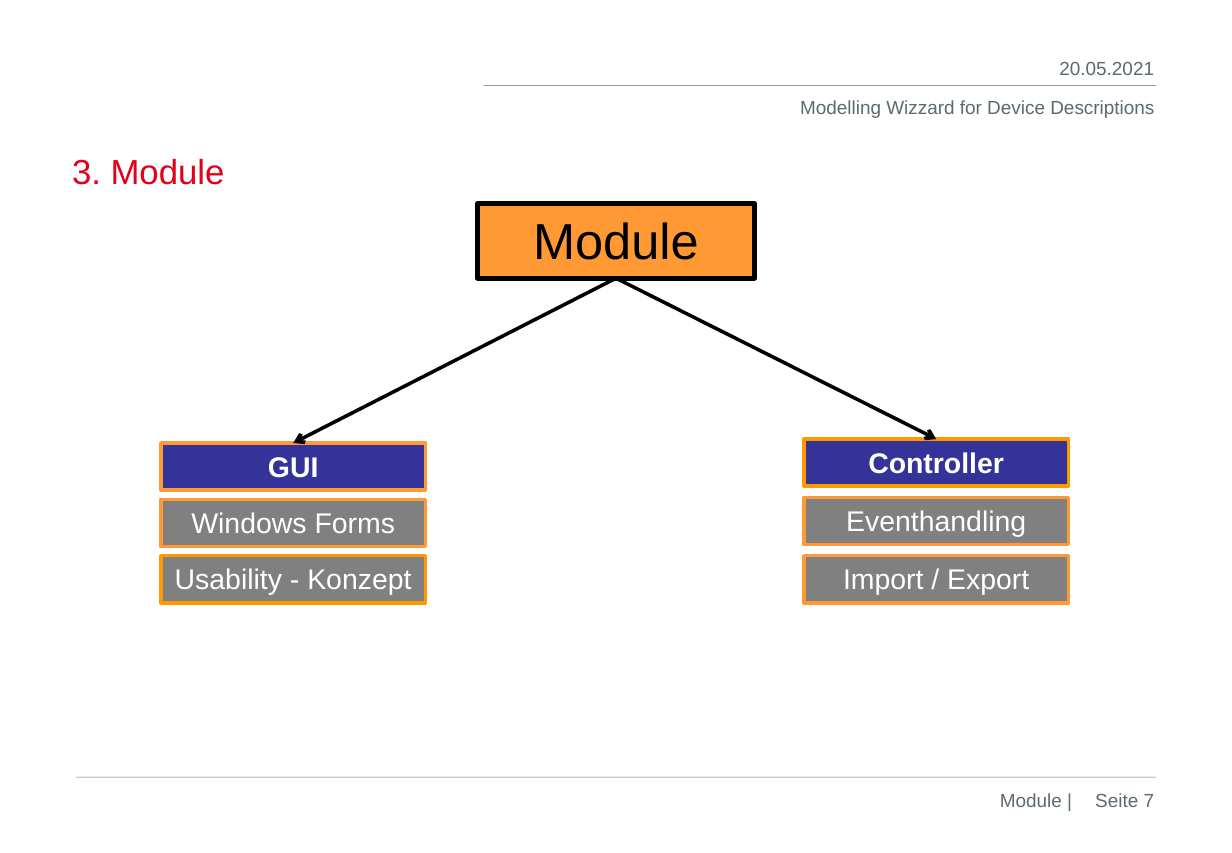
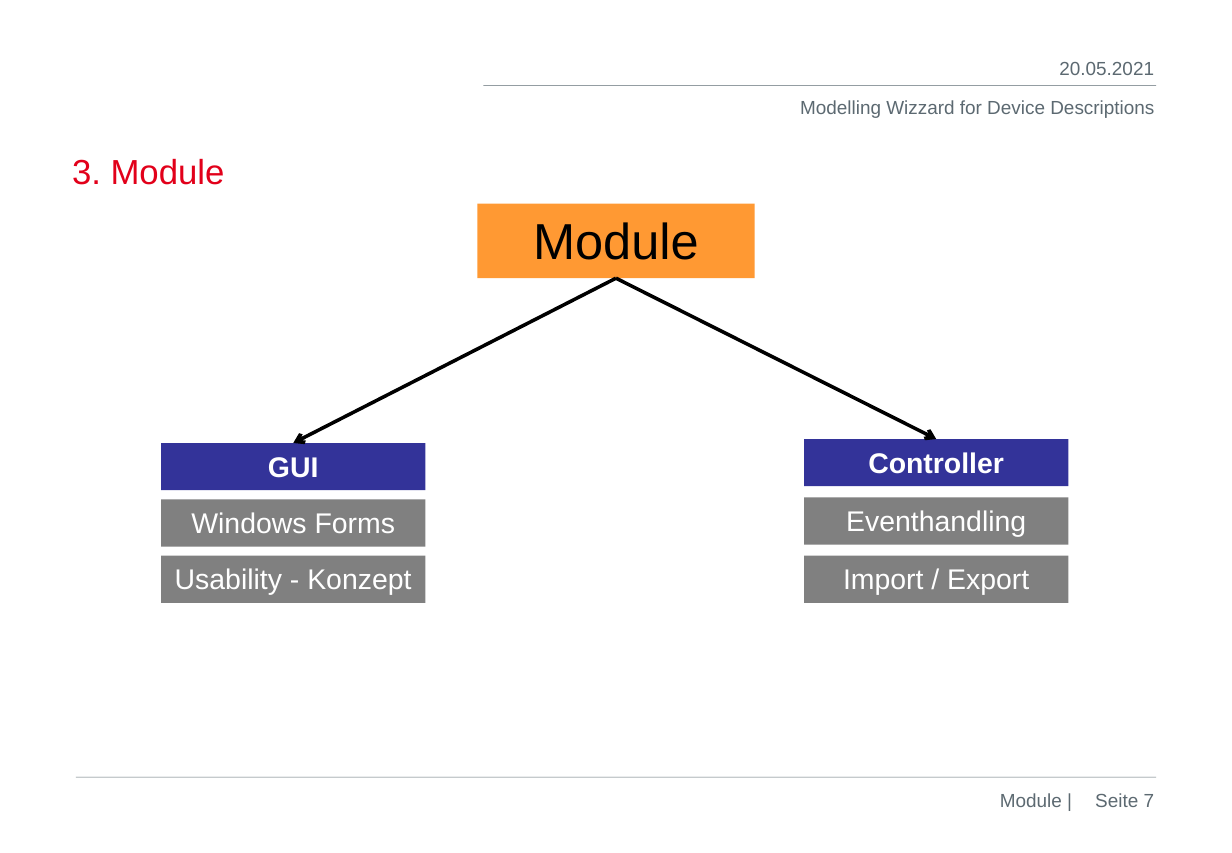
Before and after one commit to DekaAthlos/TINF19C-ModellingWizard, a slide deck: slide 7 of Projektleiter/Prasentation_4.Semester.pptx. Drawn at 1232x853 pixels with LibreOffice and Linux fonts; fonts in the diff are those of the drawing; background and template pictures are left out. Boxes give left, top, right and bottom in pixels: in the first picture for what was removed or moved away, otherwise in the second. Text is boxed around its words. In the diff, an @@ line names an element or a change of style, - is before the commit and + after.

```diff
--- a/Projektleiter/Prasentation_4.Semester.pptx
+++ b/Projektleiter/Prasentation_4.Semester.pptx
@@ rectangle "Module" at box(478, 204, 755, 279): outline #000000 3 pt to none @@
@@ rectangle "Controller" at box(804, 439, 1069, 487): outline #FF9900 2.25 pt to none @@
@@ rectangle "Usability - Konzept" at box(162, 556, 427, 604): outline #FF9900 2.25 pt to none @@
@@ outline #FF9933 2.25 pt to none in 4 elements at box(162, 444, 427, 491), box(162, 499, 427, 547), box(804, 497, 1069, 545), box(804, 556, 1069, 604) @@
```
Also in this commit, not shown: 5 other slides changed, 2 slides added.
